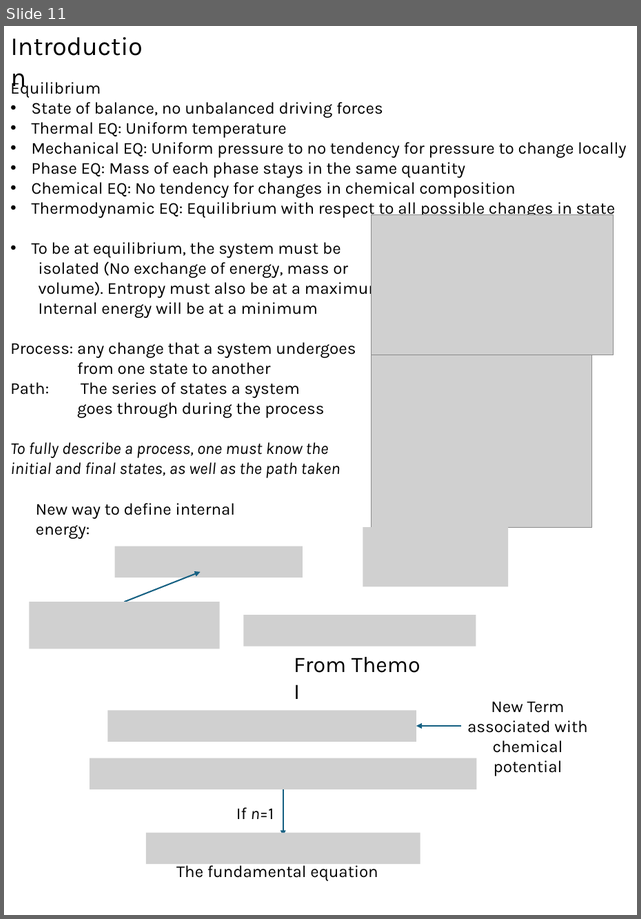
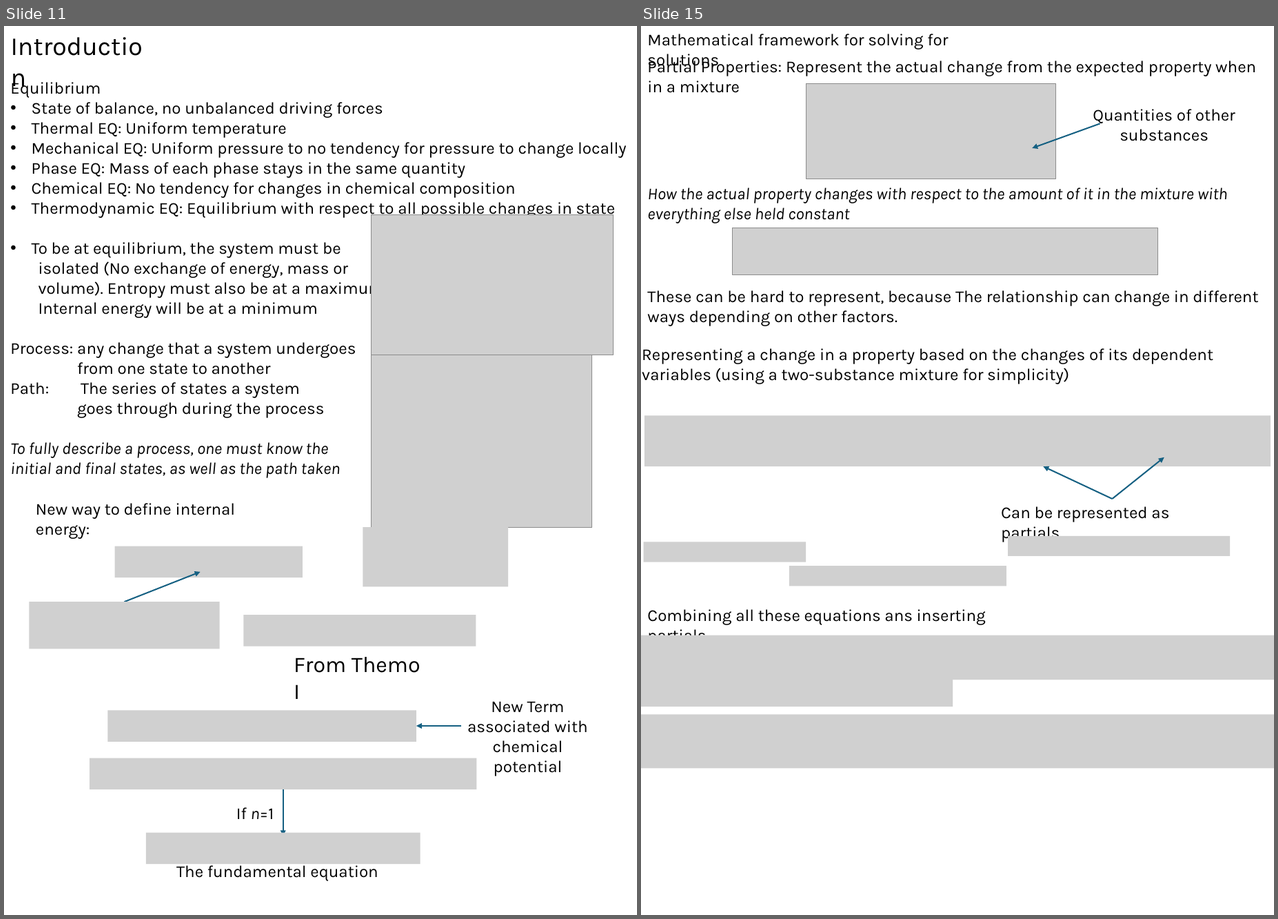
Before and after one commit to 1980s-Space-Guy/Fall24Classes, a slide deck: ThermodynamicsII.pptx. Shown side by side, each under a label of ours: slide 11 before the commit, slides 11 and 15 after it; the slides between them are not shown. The pictures are 641x919 and 1278x919 pixels, drawn with LibreOffice and Linux fonts; fonts in the diff are those of the drawing; grey boxes stand for pictures. Boxes give left, top, right and bottom in pixels: in the first picture for what was removed or moved away, otherwise in the second. Text is boxed around its words. In the diff, an @@ line names an element or a change of style, - is before the commit and + after.

```diff
--- a/ThermodynamicsII.pptx
+++ b/ThermodynamicsII.pptx
@@ slide 15 added at box(641, 26, 1274, 915), background #FFFFFF @@
@@ text added at box(647, 34, 948, 69), 18 pt, text #000000 @@
+Mathematical framework for solving for solutions
@@ text added at box(647, 58, 1256, 93), 18 pt, text #000000 @@
+Partial Properties: Represent the actual change from the expected property when in a mixture
@@ picture added at box(806, 84, 1056, 178) @@
@@ arrow added from (1101, 123) to (1032, 148), #156082 1.5 pt @@
@@ text added at box(1093, 109, 1236, 141), 18 pt, text #000000 @@
+Quantities of other substances
@@ text added at box(647, 187, 1228, 223), 18 pt, text #000000, italic @@
+How the actual property changes with respect to the amount of it in the mixture with everything else held constant
@@ picture added at box(732, 227, 1159, 274) @@
@@ text added at box(647, 290, 1259, 326), 18 pt, text #000000 @@
+These can be hard to represent, because The relationship can change in different ways depending on other factors.
@@ text added at box(642, 348, 1214, 384), 18 pt, text #000000 @@
+Representing a change in a property based on the changes of its dependent variables (using a two-substance mixture for simplicity)
@@ picture added at box(644, 415, 1271, 466) @@
@@ arrow added from (1112, 499) to (1165, 457), #156082 1.5 pt @@
@@ arrow added from (1112, 499) to (1044, 467), #156082 1.5 pt @@
@@ text added at box(1001, 506, 1170, 542), 18 pt, text #000000 @@
+Can be represented as partials
@@ picture added at box(644, 542, 807, 562) @@
@@ picture added at box(1008, 536, 1230, 556) @@
@@ picture added at box(789, 566, 1007, 586) @@
@@ text added at box(647, 609, 986, 635), 18 pt, text #000000 @@
+Combining all these equations ans inserting partials…
@@ picture added at box(641, 635, 1274, 680) @@
@@ picture added at box(641, 679, 953, 706) @@
@@ picture added at box(641, 715, 1274, 768) @@
```
Also in this commit, not shown: 1 slide changed, 2 other slides added, 1 other file.
